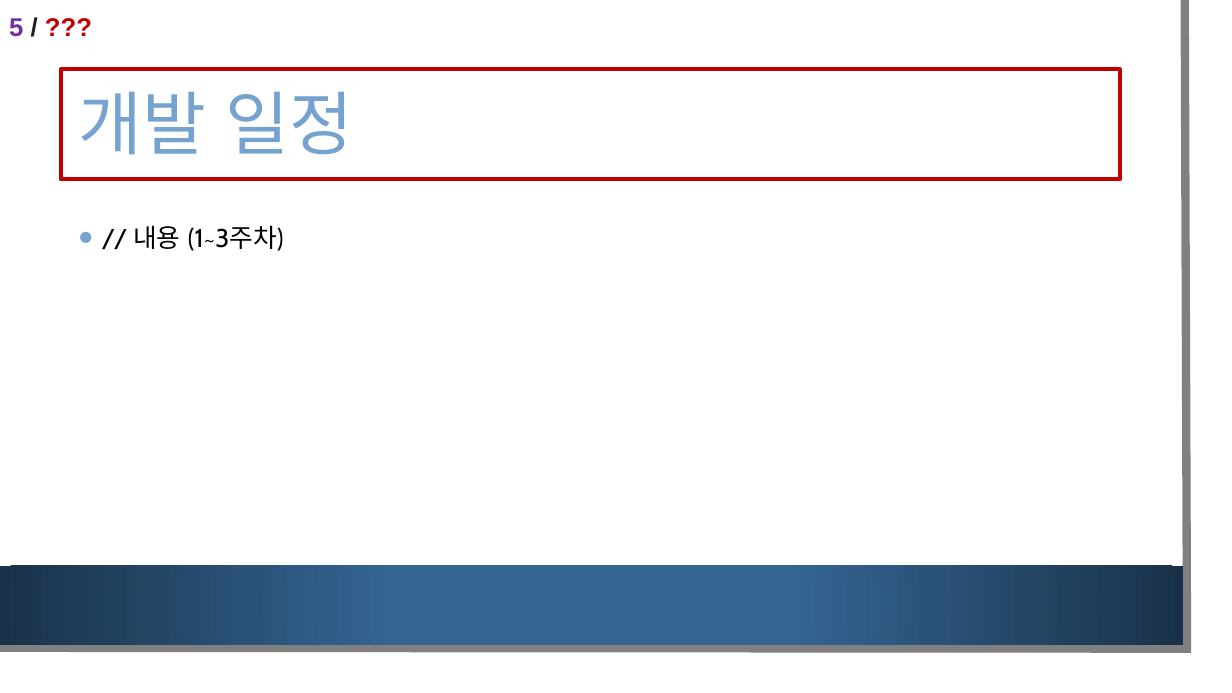
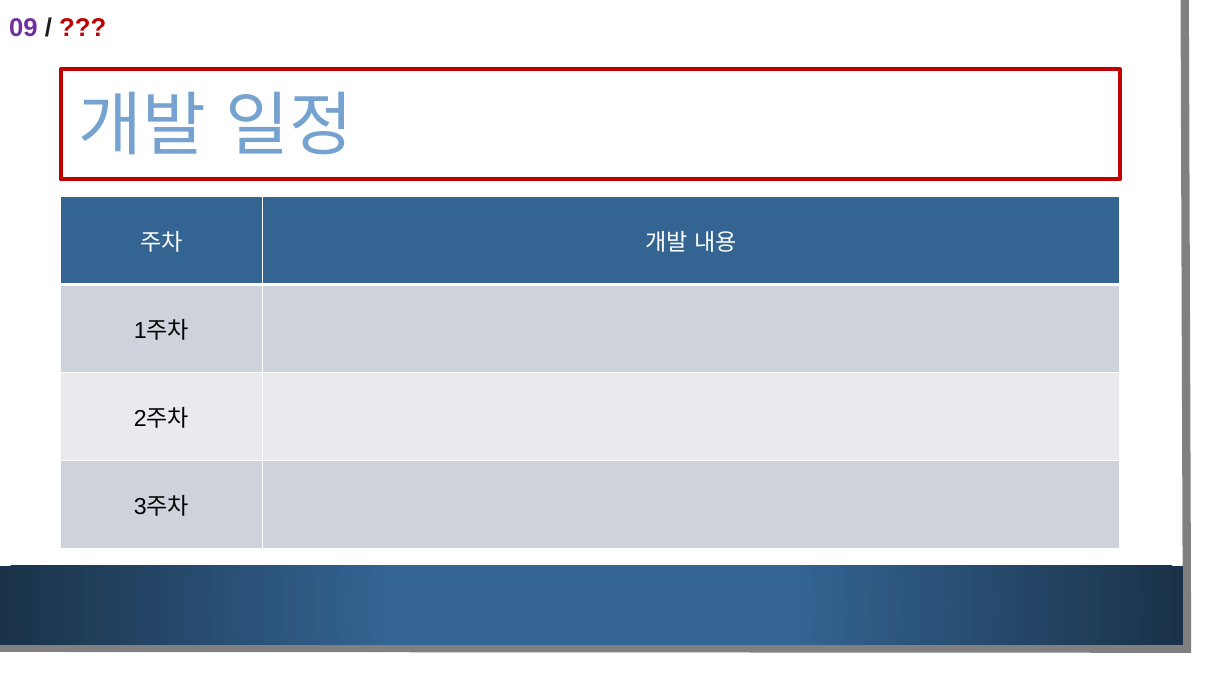
Before and after one commit to pb-wandu/SPGP_2018180040, a slide deck: slide 10 of SPGP 1차 발표.pptx (slide 7 before the commit). Drawn at 1232x693 pixels with LibreOffice and Linux fonts; fonts in the diff are those of the drawing; background and template pictures are left out. Boxes give left, top, right and bottom in pixels: in the first picture for what was removed or moved away, otherwise in the second. Text is boxed around its words. In the diff, an @@ line names an element or a change of style, - is before the commit and + after.

Commit message:
일정 제외 나머지 내용 추가 완료

```diff
--- a/SPGP 1차 발표.pptx
+++ b/SPGP 1차 발표.pptx
@@ text at (x1=9, y1=18, x2=38, y2=37): text changed @@
-5 / ???
+09 / ???
@@ table added at (x1=61, y1=197, x2=1120, y2=549), 4 rows, 2 columns @@
+주차 | 개발 내용
+1주차 | 
+2주차 | 
+3주차 | 
@@ text removed at (x1=133, y1=225, x2=284, y2=251) @@
-• // 내용 (1~3주차)
```
Also in this commit, not shown: 8 other slides changed, 3 slides added, 3 other files.
